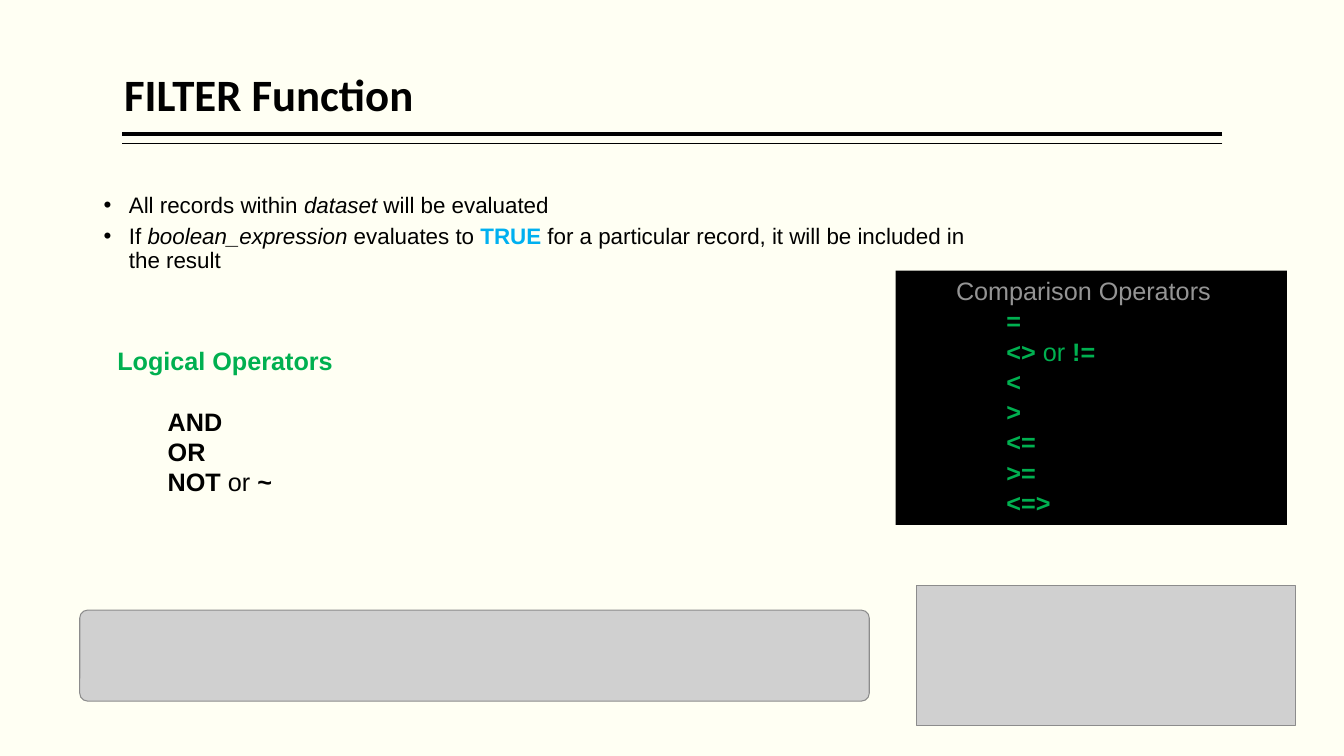
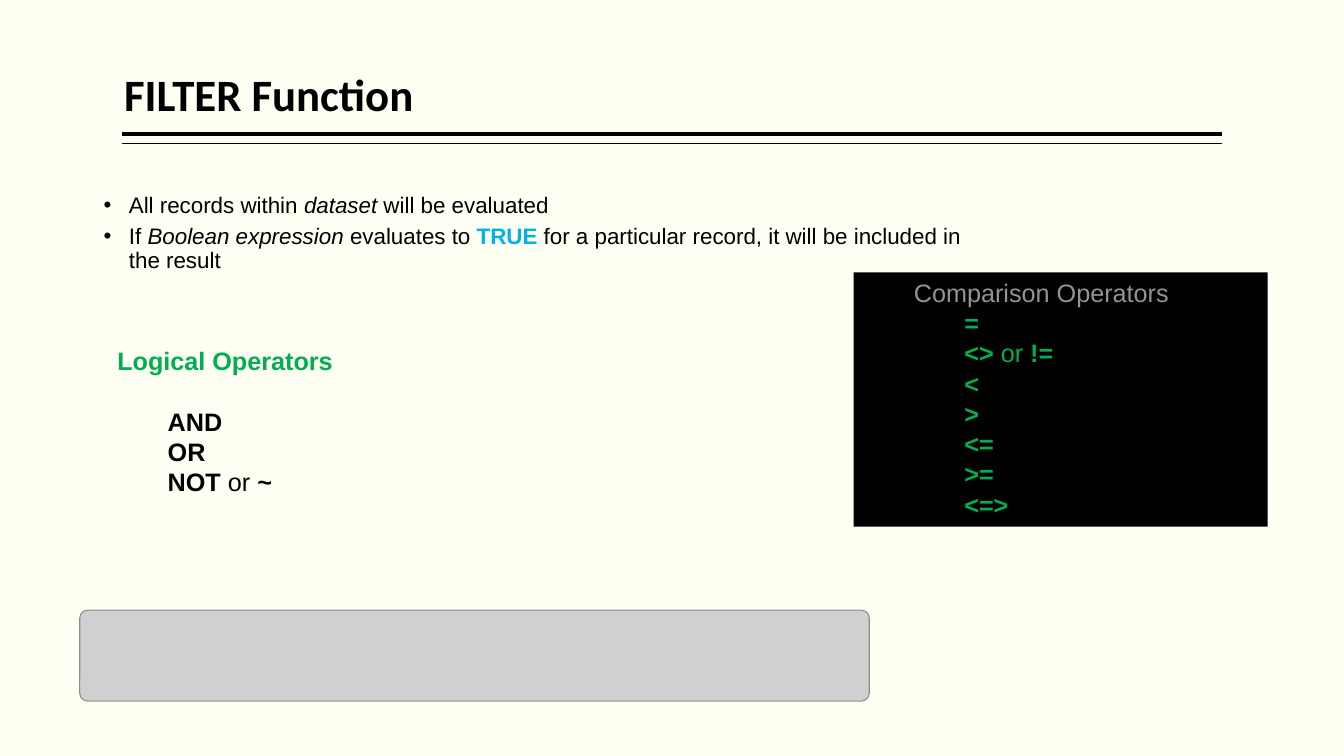
Before and after one commit to hpccsystems-solutions-lab/NCF-2021, a slide deck: slide 40 of BigData-ECL-NCF2021.pptx (slide 34 before the commit). Drawn at 1344x756 pixels with LibreOffice and Linux fonts; fonts in the diff are those of the drawing; grey boxes stand for pictures. Boxes give left, top, right and bottom in pixels: in the first picture for what was removed or moved away, otherwise in the second. Text is boxed around its words. In the diff, an @@ line names an element or a change of style, - is before the commit and + after.

```diff
--- a/BigData-ECL-NCF2021.pptx
+++ b/BigData-ECL-NCF2021.pptx
@@ text at <box>129,227,960,269</box>: text changed @@
-  • If boolean_expression evaluates to TRUE for a particular record, it will be included in the result
+  • If Boolean expression evaluates to TRUE for a particular record, it will be included in the result
@@ rectangle "Comparison Operators": place and size @@
-rectangle "Comparison Operators" at <box>896,270,1288,524</box>
+rectangle "Comparison Operators" at <box>854,272,1268,526</box>
@@ picture removed at <box>917,586,1296,726</box> @@
```
Also in this commit, not shown: 10 other slides changed, 7 slides added, 1 slide removed, 6 other files.
